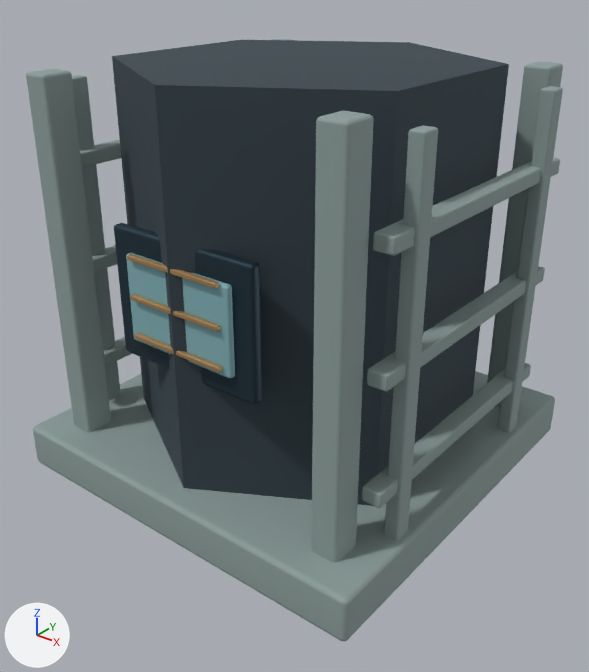
Two versions of the Blender file tools/godot-campaign/structure-art/blend/receiver-base-0.blend, one commit apart.
Rendered twice from a 50 mm camera at (1.133, -1.449, 1.217) aimed at (0.027, -0.066, 0.36). The axes (+X, +Y, +Z) are drawn at lower left. The lights are the same throughout. The older version comes first.

Names of what the first picture shows: 'receiver_0', 'receiver_1', 'receiver_2', 'receiver_3', 'receiver_4'.
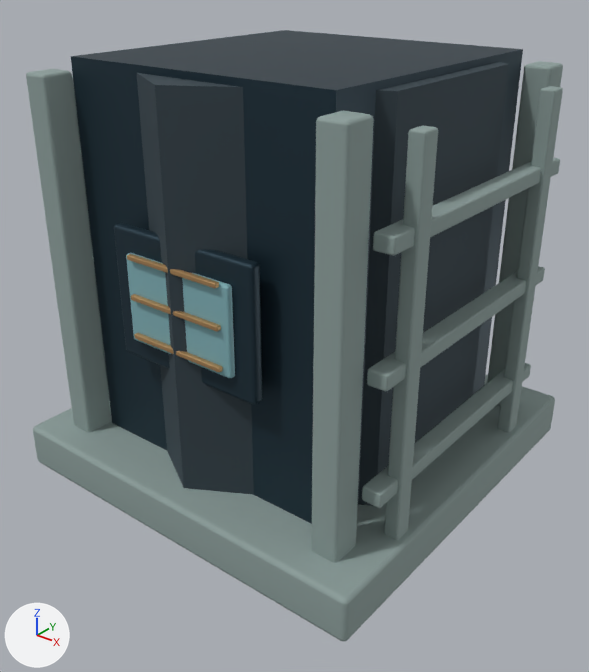
Patch to the scene script:
```diff
--- a/tools/godot-campaign/structure-art/blend/receiver-base-0.blend.py
+++ b/tools/godot-campaign/structure-art/blend/receiver-base-0.blend.py
@@ me_cube_003 @@
 # used by ob_receiver_2; location = (0.0, 0.0, 0.0); rotation_euler = (1.571, 0.0, 0.0), in degrees (90, 0, 0)
-me_cube_003.from_pydata(...)  # 112 vertices, 108 faces; spans x -0.195..0.195, y 0.38..0.68, z -0.402..0.402
+me_cube_003.from_pydata(...)  # 120 vertices, 114 faces; spans x -0.34..0.34, y 0.0..1.0, z -0.402..0.402
+# me_cube_003 part 1: a new loose piece, a box spanning x -0.34..0.34, y 0.0..1.0, z -0.35..0.35, in mat_receiver_2 (dark blue #263c48)
 me_cube_003.materials.append(mat_receiver_2)
```

Changed parts and their boxes (x1, y1, x2, y2) in the pictures (589 x 672 px):
'receiver_2', reshaped
    before: (114, 223, 262, 405)
    after: (71, 30, 523, 524)
part 1 of me_cube_003, added (dark blue)
    after: (71, 30, 523, 524)
